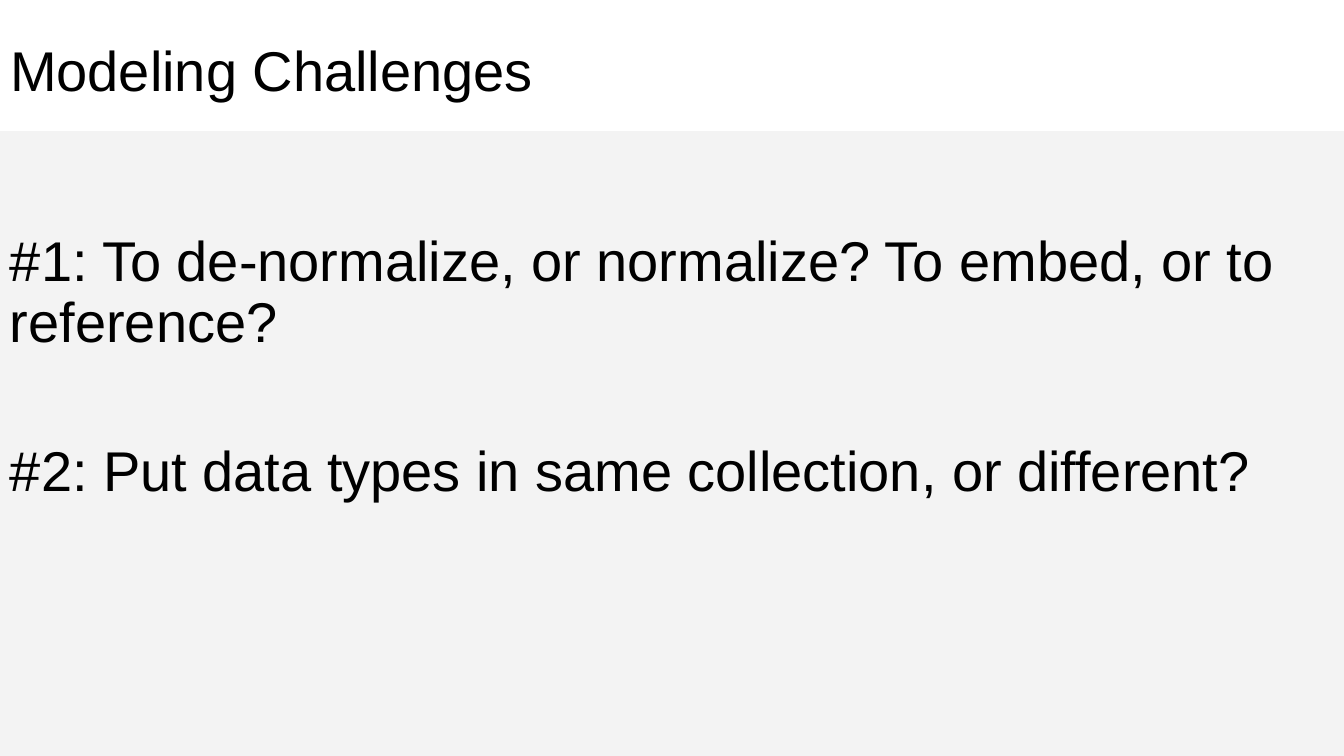
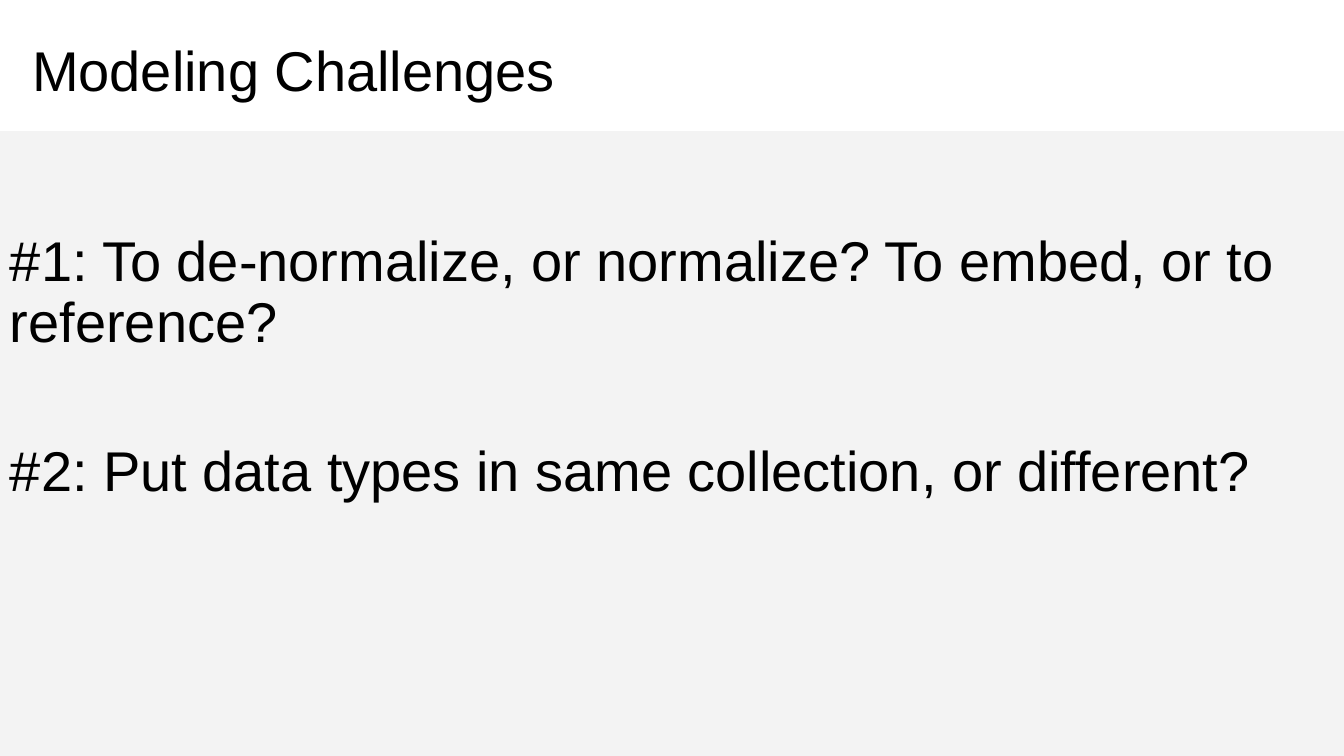
Before and after one commit to CosmosDB/labs, a slide deck: slide 7 of decks/Data-Modeling.pptx. Drawn at 1344x756 pixels with LibreOffice and Linux fonts; fonts in the diff are those of the drawing. Boxes give left, top, right and bottom in pixels: in the first picture for what was removed or moved away, otherwise in the second. Text is boxed around its words. In the diff, an @@ line names an element or a change of style, - is before the commit and + after.

Commit message:
data modeling indexing updates

```diff
--- a/decks/Data-Modeling.pptx
+++ b/decks/Data-Modeling.pptx
@@ text "Modeling Challenges" moved from (x1=10, y1=50, x2=533, y2=100) to (x1=32, y1=50, x2=555, y2=100) @@
```
Also in this commit, not shown: 16 other slides changed, 3 slides added.
